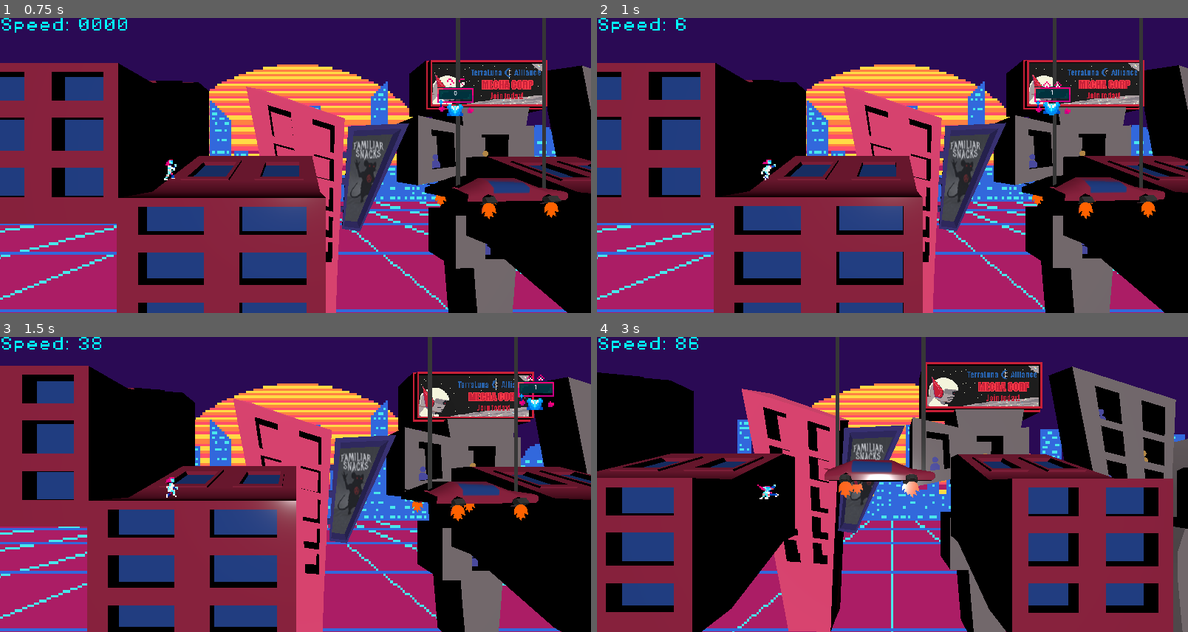
Above: before the commit, frames 1-4 (two rows, left to right).
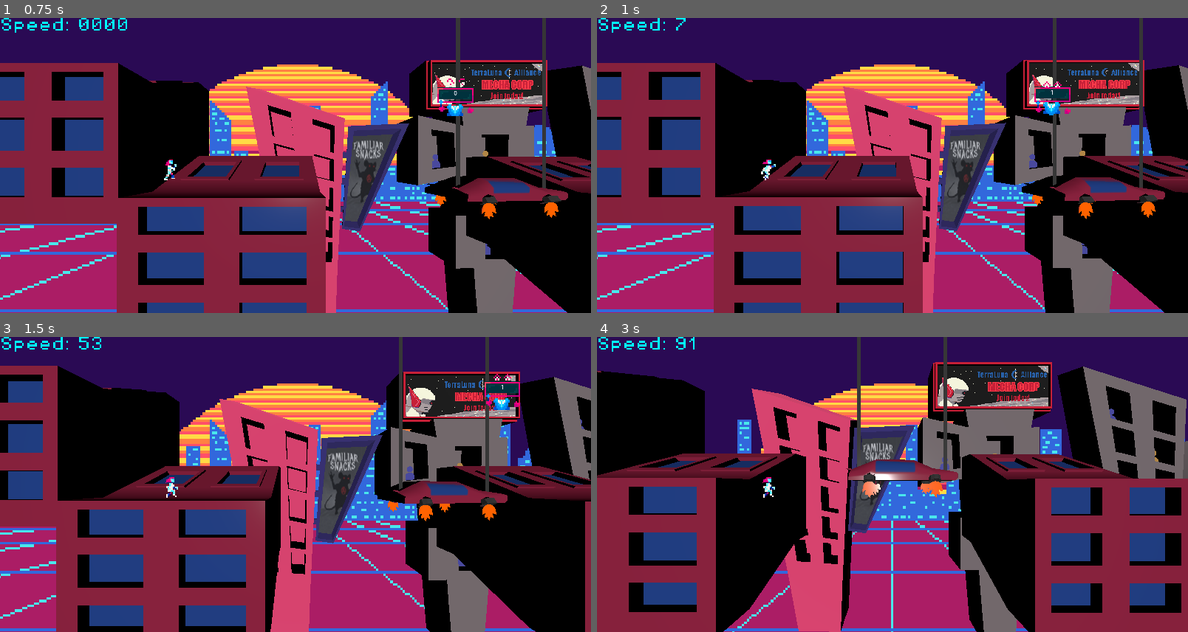
Above: after the commit, the same moments.

Repository: NebulaCoffee/SKG2026-score-gameshow
Game: Godot game, scene res://Scenes/LevelChunks/start.tscn
Same seed, same stepped clock (60 frames per second), same inputs: the game is played once before the commit and once after it. This scene is started directly instead of the project's main scene.
Inputs:
- Up to frame 1 (0.75 s): hold Right (ui_right) from 0.53 s (still down); tap Shift (slide) at 0.6 s
- Up to frame 2 (1 s): keep holding Right (ui_right); tap Space (jump) at 0.77 s
- Up to frame 3 (1.5 s): release Right (ui_right) at 1.28 s; hold Left (ui_left) from 1.28 s (still down); tap Shift (slide) at 1.35 s
- Up to frame 4 (3 s): tap Space (jump) at 1.52 s; release Left (ui_left) at 2.03 s; hold Right (ui_right) from 2.03 s (still down); tap Shift (slide) at 2.1, 2.85 s

Frame 1 is identical in both runs. In frame 2, less than 0.1% of the frame differs, in the area x 13-99%, y 0-98%; in frame 3, 35%, in the area x 0-100%, y 0-100%; in frame 4, 33%.

Commit message:
fixing collision shapes

Diff:
--- a/Scenes/LevelGeometry/flying_bus.tscn
+++ b/Scenes/LevelGeometry/flying_bus.tscn
@@ -12,4 +12,4 @@
 
 [node name="CollisionPolygon3D" type="CollisionPolygon3D" parent="FlyingBus/StaticBody3D" unique_id=1522560542]
 depth = 0.045
-polygon = PackedVector2Array(0.08545805, 0.030297779, 0.029915981, 0.030313935, 0.029596984, 0.021700934, -0.029737003, 0.021062933, -0.030694019, 0.030632935, -0.08794723 …(277 unchanged characters)…
+polygon = PackedVector2Array(0.08545805, 0.030297779, 0.029915981, 0.030313935, 0.015827782, 0.023396164, -0.022054173, 0.023737505, -0.030694019, 0.030632935, -0.08794723 …(277 unchanged characters)…
--- a/Scenes/Title Screen/title_subviewport.tscn
+++ b/Scenes/Title Screen/title_subviewport.tscn
@@ -210,12 +210,14 @@
 theme = ExtResource("11_4k7h7")
 theme_override_colors/default_color = Color(0, 0, 0, 1)
 theme_override_font_sizes/normal_font_size = 4
-text = "Controls:
+text = "Controls (Controller/ PC):
 A/X/Space: Jump
 B/O/Shift: Slide
-A/Left: Slow down
-D/Right: Speed up"
+Left/A: Slow down
+Right/D: Speed up"
 fit_content = true
+scroll_active = false
+justification_flags = 161
 
 [node name="TooltipControl" type="Control" parent="CanvasLayer" unique_id=885677682]
 visible = false
--- a/Scripts/player.gd
+++ b/Scripts/player.gd
@@ -42,21 +42,23 @@
 		start = false
 		running = true
 		air = true
-	speed += 0.1
-	speed_text.text = "Speed: " + str(speed)
-	player_ani.speed_scale += (speed/100)
-	if player_ani.speed_scale > 25:
-		player_ani.speed_scale = 25
-	if Input.is_action_just_pressed("ui_right") && running == true:
-		_set_ani("running",5)
-	if Input.is_action_just_pressed("ui_left") && running == true:
-		_set_ani("running",-1)
+	if Input.is_action_pressed("ui_right") && running == true:
+		_set_ani("running",1)
+		speed += 0.01
+	if Input.is_action_pressed("ui_left") && running == true:
+		_set_ani("running",-0.1)
+		speed -= 0.01
 	if Input.is_action_just_pressed("jump") && double_jump > 0:
 		jump()
 		sfx_stream_player.stream = sfx_jump
 		sfx_stream_player.play()
 	if Input.is_action_just_pressed("slide"):
 		slide()
+	speed += 0.1
+	speed_text.text = "Speed: " + str(speed)
+	player_ani.speed_scale += (speed/100)
+	if player_ani.speed_scale > 25:
+		player_ani.speed_scale = 25
 	if groundhit.is_colliding() == true:
 		double_jump = 2
 		air = false
